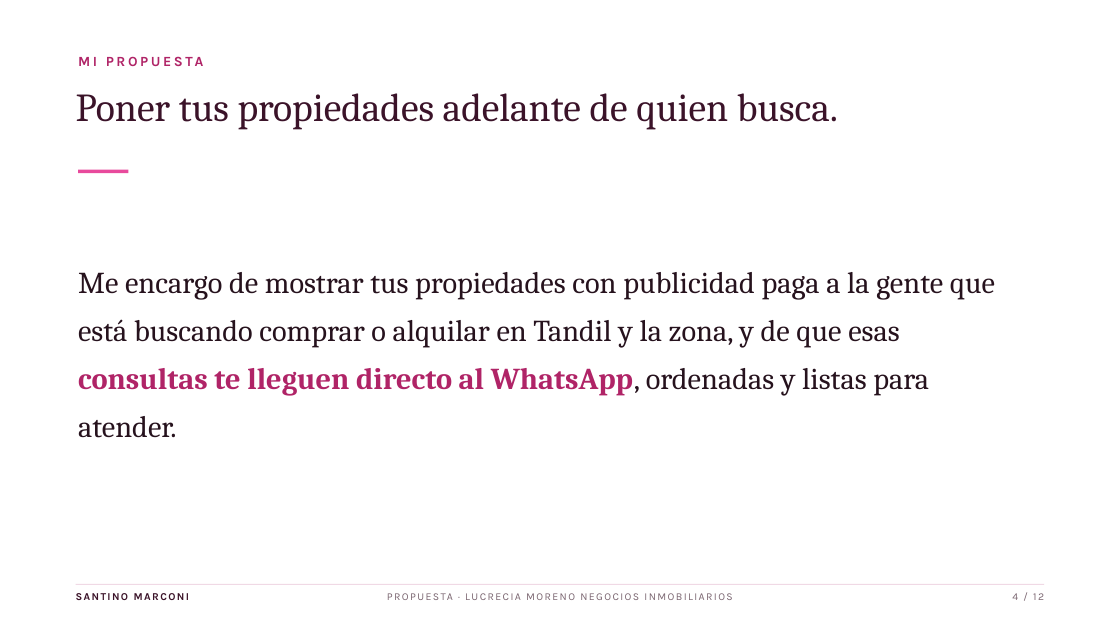
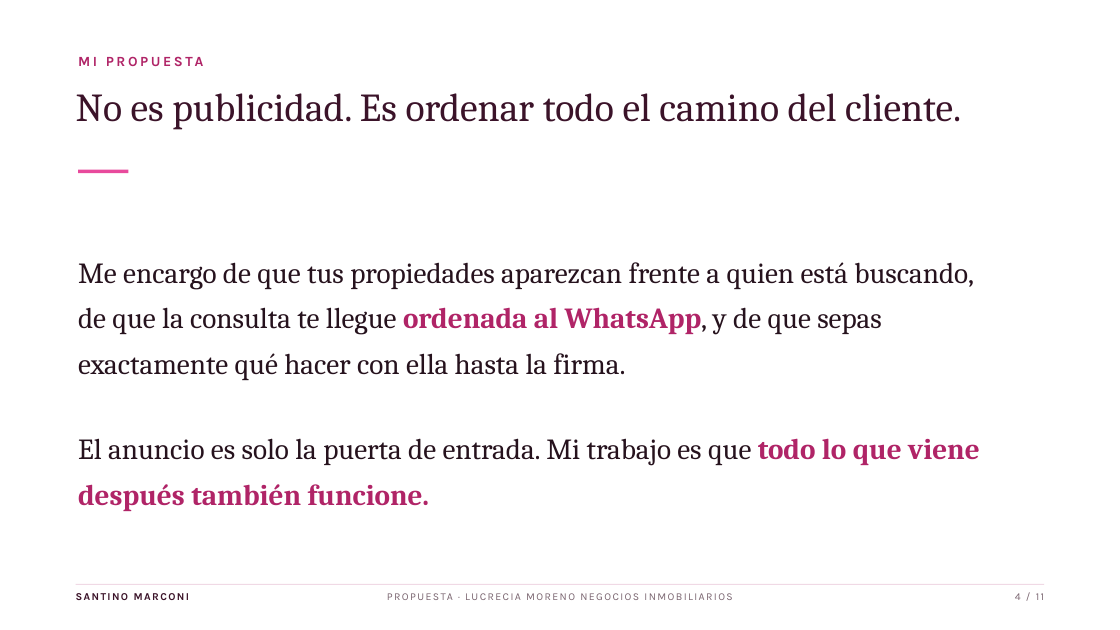
Before and after one commit to mp3santino/propuesta-lucrecia-moreno, a slide deck: slide 4 of propuesta-lucrecia-moreno.pptx. Drawn at 1120x630 pixels with LibreOffice and Linux fonts; fonts in the diff are those of the drawing. Boxes give left, top, right and bottom in pixels: in the first picture for what was removed or moved away, otherwise in the second. Text is boxed around its words. In the diff, an @@ line names an element or a change of style, - is before the commit and + after.

```diff
--- a/propuesta-lucrecia-moreno.pptx
+++ b/propuesta-lucrecia-moreno.pptx
@@ text at (x1=76, y1=93, x2=961, y2=130): text changed @@
-Poner tus propiedades adelante de quien busca.
+No es publicidad. Es ordenar todo el camino del cliente.
@@ text at (x1=78, y1=262, x2=974, y2=381): text changed; size 26 to 25 pt @@
-Me encargo de mostrar tus propiedades con publicidad paga a la gente que está buscando comprar o alquilar en Tandil y la zona, y de que esas consultas te lleguen directo al WhatsApp, ordenadas y listas para atender.
+Me encargo de que tus propiedades aparezcan frente a quien está buscando, de que la consulta te llegue ordenada al WhatsApp, y de que sepas exactamente qué hacer con ella hasta la firma.
@@ text added at (x1=78, y1=438, x2=980, y2=511), 25 pt, text #26121D @@
+El anuncio es solo la puerta de entrada. Mi trabajo es que todo lo que viene después también funcione.
@@ text at (x1=1015, y1=593, x2=1044, y2=600): text changed @@
-4 / 12
+4 / 11
```
Also in this commit, not shown: 8 other slides changed, 2 slides added, 3 slides removed, 2 other files.
